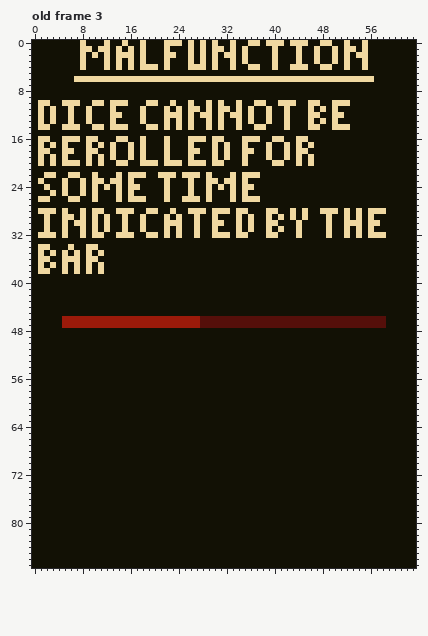
Two versions of one pixel-art file, gfx/descriptions.aseprite. The picture above was drawn from the file before the commit.
64x88 pixels, 3 frames. Shown: old frame 3. The commit also changed other frames, which this record leaves out.
The result:
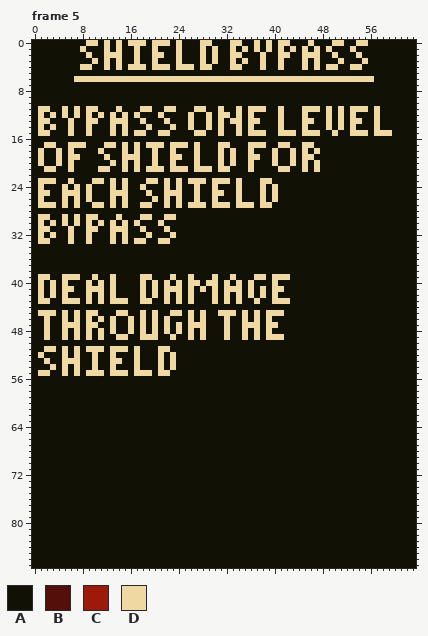
Palette (. is transparent): A #121105  B #550f0a  C #9b1a0a  D #efd8a1
A new or re-ordered frame is compared with the old frame closest to it.
The exact change:
frames 3 -> 17
Changed rows in their new state; - is an unchanged pixel.
Frame 5 is new; against old frame 3, layer "Text":
first column x 8:
 0 ADD---DADD--DD-A--A--DA---D-A---A-DAAAD-AADDA-D-
 1 -A-A----ADA-D-A-D-A----A-----D-DAD-DAD---DA-A--A
 2 ADA--D-AADA-DDAAD-A-----A-DA--D-ADD-ADD-----A--A
 3 A-D-----ADA-D-A-D-A-----------D-AD--AD----ADA---
 4 -D-------D-A-D--DD-A-DA---D-AAD-AD-AA--DA-D-ADDA
first column x 1:
10 AA--AAA--AA-AAA---AA--A--A--A-A--A--AA--AAA--AA--AAA-------
11 -DA-DAD--D--AD----D---DA-A-DA--A----DDA-DA--D-DADAD-DDD-D--
12 ----DAD---D--AD-DA--DAAA---A---DA-----A-DA--DAA-DA--D---D--
13 -DA------D---DD--------A--------D---D-A-DA--D--ADAD-DD--D--
14 -AD-A-A-DAA--A-----A-ADA-----------DAA--DA--DAA-DA-AD---D--
15 DD---D--D---D-D-DD--DD----DD--D--D-DDD--DDD-DDD--D--DDD-DDD
16 AA--AAA-AA---AA--A---A---AAA-AA---AAA--AA--AA--------------
17 AD--ADDDA-AD--DADADDDADDDAD--AD---ADDDA-D--AD--------------
18 -A-DA---AAD-A-DADA-D-AD--A---ADAD-A---AD-ADA--D------------
19 --ADADD-A-ADA-D-DA-D-ADD-AD--ADAD-ADD-AD-ADAD--------------
20 --ADA-A-A-A-DA--DAA--A-A-A-A-A--D-AD----A-DADAD------------
21 -DD--D----DD--D-D-DDD-DDD-DDD-DD---D----DD--D-D------------
22 -AA--AA--A---A-AAA--AAA-AAA-A---A-AAA----------------------
23 -DD-AD-A-----ADA--DD---D--DDA-D-ADA--DD--------------------
24 DA----DADA-ADADAAD-----D-AD-ADA-ADAA-D-D-------------------
25 DDA--DDADA--D-DA--D---DD-AD-ADD-ADA--D-D-------------------
26 -A--DA--DA--DADAAA-D---DAA--AD--ADAAAD-D-------------------
27 DDD-D-D--DD-D-D--DD--D-D-DDD-DDD-DDD-DD--------------------
28 AAA-A--A-AA--AAA--AA--A--AAA-AAA-AA---AA--A-A--AAA-A-A-AAA-
29 D----ADAD--A-DA---D---DA--A--A---A-A--A-A-A-A---A--A-A-A---
30 DAD----ADADAD---DA--DAAA--A--AA--A-A--AA---A----A--AAA-AA--
31 D---AD-AD--ADD---------A--A--A---A-A--A-A--A----A--A-A-A---
32 -A--AD-ADAA-DA-A---A-ADA--A--AAA-AA---AA---A----A--A-A-AAA-
33 DD---D--D---D-D-DD--DD-------------------------------------
34 AA---A--AA-------------------------------------------------
35 A-A-A-A-A-A------------------------------------------------
36 AA--AAA-AA-------------------------------------------------
37 A-A-A-A-A-A------------------------------------------------
38 AA--A-A-A-A------------------------------------------------
39 DD--DDD--D--D----DD---D--D---D--D---DD-DDD-----------------
40 D-D-D---D-D-D----D-D-D-D-DD-DD-D-D-D---D-------------------
41 D-D-DD--DDD-D----D-D-DDD-D-D-D-DDD-D-D-DD------------------
42 D-D-D---D-D-D----D-D-D-D-D---D-D-D-D-D-D-------------------
43 DD--DDD-D-D-DDD--DD--D-D-D---D-D-D--D--DDD-----------------
45 DDD-D-D-DD---DD--D-D--DD-D-D--DDD-D-D-DDD------------------
46 -D--DADADADADAADADADADAAADADAAADAADADADAAAAAAAAAAAAAAAAAAA-
47 -D--DDDADDAADAADADADADADADDDAAADAADDDADDAAAAAAAAAAAAAAAAAA-
48 -D--D-D-D-D-D--D-D-D-D-D-D-D---D--D-D-D--------------------
49 -D--D-D-D-D--DD--DDD--D--D-D---D--D-D-DDD------------------
51 -DD-D-D-DDD-DDD-D---DD-------------------------------------
52 D---D-D--D--D---D---D-D------------------------------------
53 -D--DDD--D--DD--D---D-D------------------------------------
54 --D-D-D--D--D---D---D-D------------------------------------
55 DD--D-D-DDD-DDD-DDD-DD-------------------------------------
